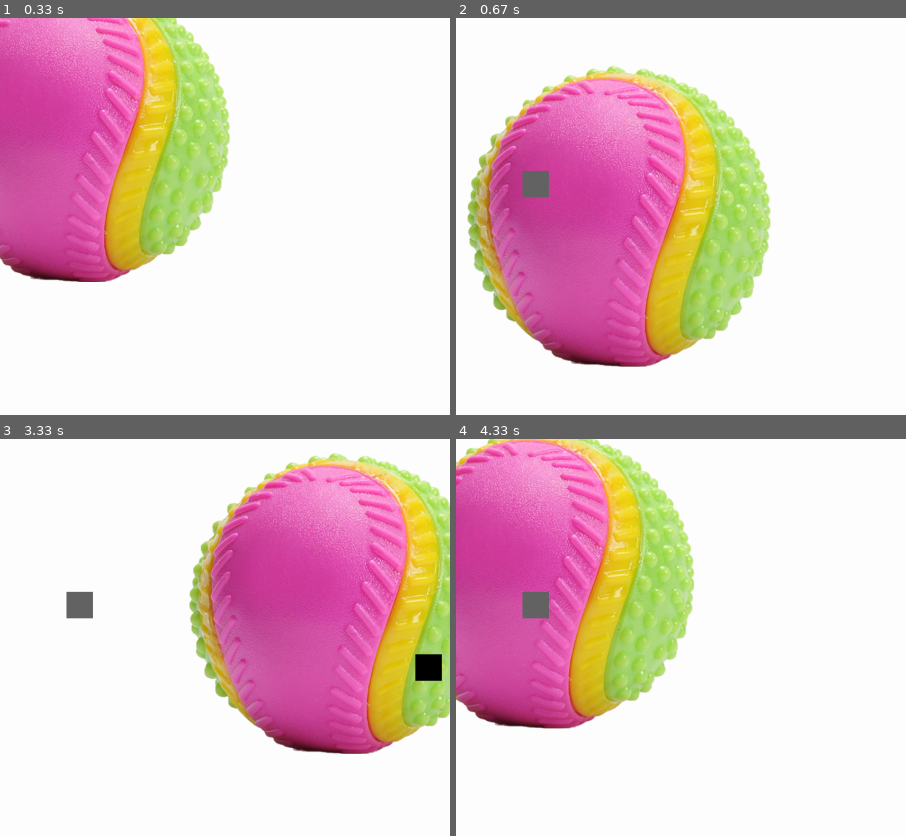
Above: before the commit, frames 1-4 (two rows, left to right).
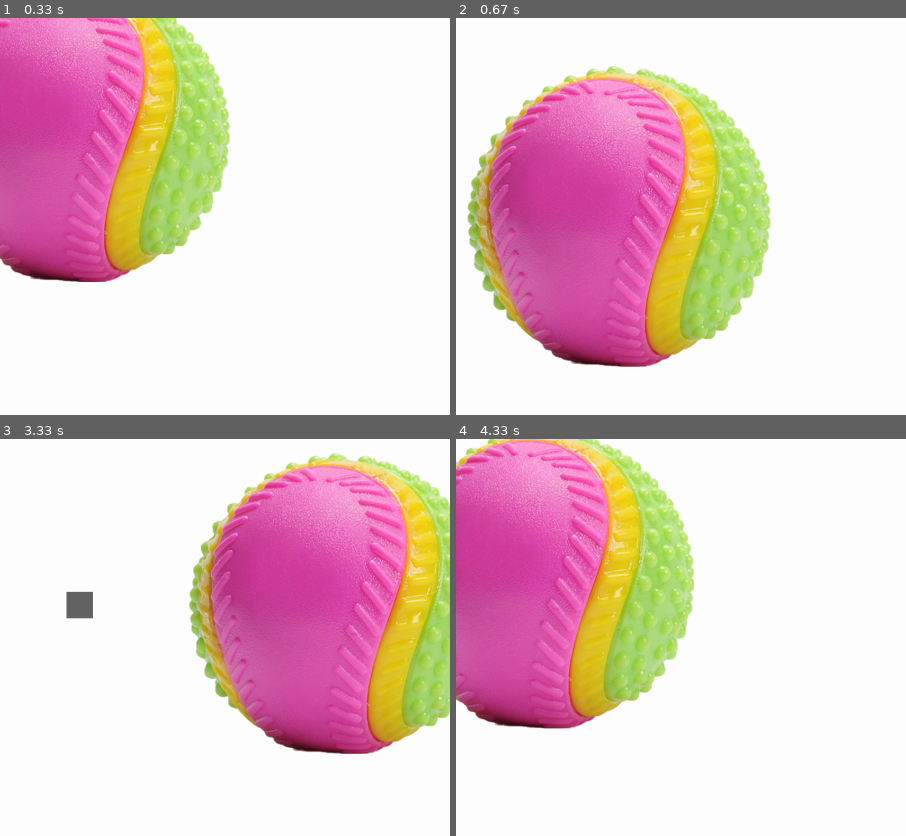
Above: after the commit, the same moments.

Repository: ProfX1/applicationPygame
Game: pygame game, started from rectangles.py
Same seed, same stepped clock (60 frames per second), same inputs: the game is played once before the commit and once after it.
Inputs (mouse positions are % of the whole screen's width and height, from its top left):
- Up to frame 1 (0.33 s): no input
- Up to frame 2 (0.67 s): click (77, 84) at 0.38 s
- Up to frame 3 (3.33 s): click (54, 94) at 0.72 s; click (65, 15) at 1.05 s; click (89, 38) at 1.38 s; click "Time: 29" at 1.72 s; click (91, 30) at 2.05 s; click (44, 8) at 2.38 s; click (92, 52) at 2.72 s; click (87, 38) at 3.05 s
- Up to frame 4 (4.33 s): click (65, 44) at 3.38 s; click (44, 25) at 3.72 s; click (93, 15) at 4.05 s
The pictures show only the part of the screen within x 18-68%, y 16-66%; the shares and areas given below are measured in that part.

Frame 1 is identical in both runs. In frame 2, 0.4% of the frame differs, in the area x 14-21%, y 38-46%; in frame 3, 0.4%, in the area x 92-99%, y 54-61%; in frame 4, 0.4%.

Commit message:
ball over rectangles

Diff:
--- a/rectangles.py
+++ b/rectangles.py
@@ -79,17 +79,19 @@
                     score += 1
                     square2_x, square2_y = reset_square2()
 
-    #move the ball around
+
+
+    # Draw square
+    pygame.draw.rect(screen, square_color1, (square1_x, square1_y, SQUARE_SIZE, SQUARE_SIZE))
+    pygame.draw.rect(screen, square_color2, (square2_x, square2_y, SQUARE_SIZE, SQUARE_SIZE))
+
+        #move the ball around
     ballrect = ballrect.move(speed)
     if ballrect.left < 0 or ballrect.right > WIDTH:
         speed[0] = -speed[0]
     if ballrect.top < 0 or ballrect.bottom > HEIGHT:
         speed[1] = -speed[1]
     screen.blit(ball, ballrect)
-
-    # Draw square
-    pygame.draw.rect(screen, square_color1, (square1_x, square1_y, SQUARE_SIZE, SQUARE_SIZE))
-    pygame.draw.rect(screen, square_color2, (square2_x, square2_y, SQUARE_SIZE, SQUARE_SIZE))
 
     # Display score
     draw_text(screen, f"Score: {score}", 10, 10)
